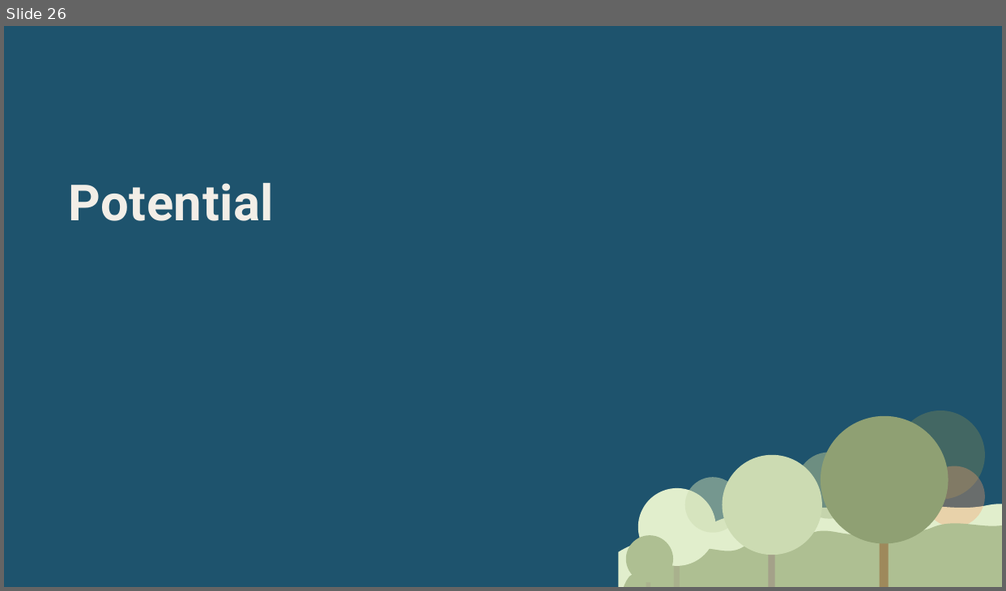
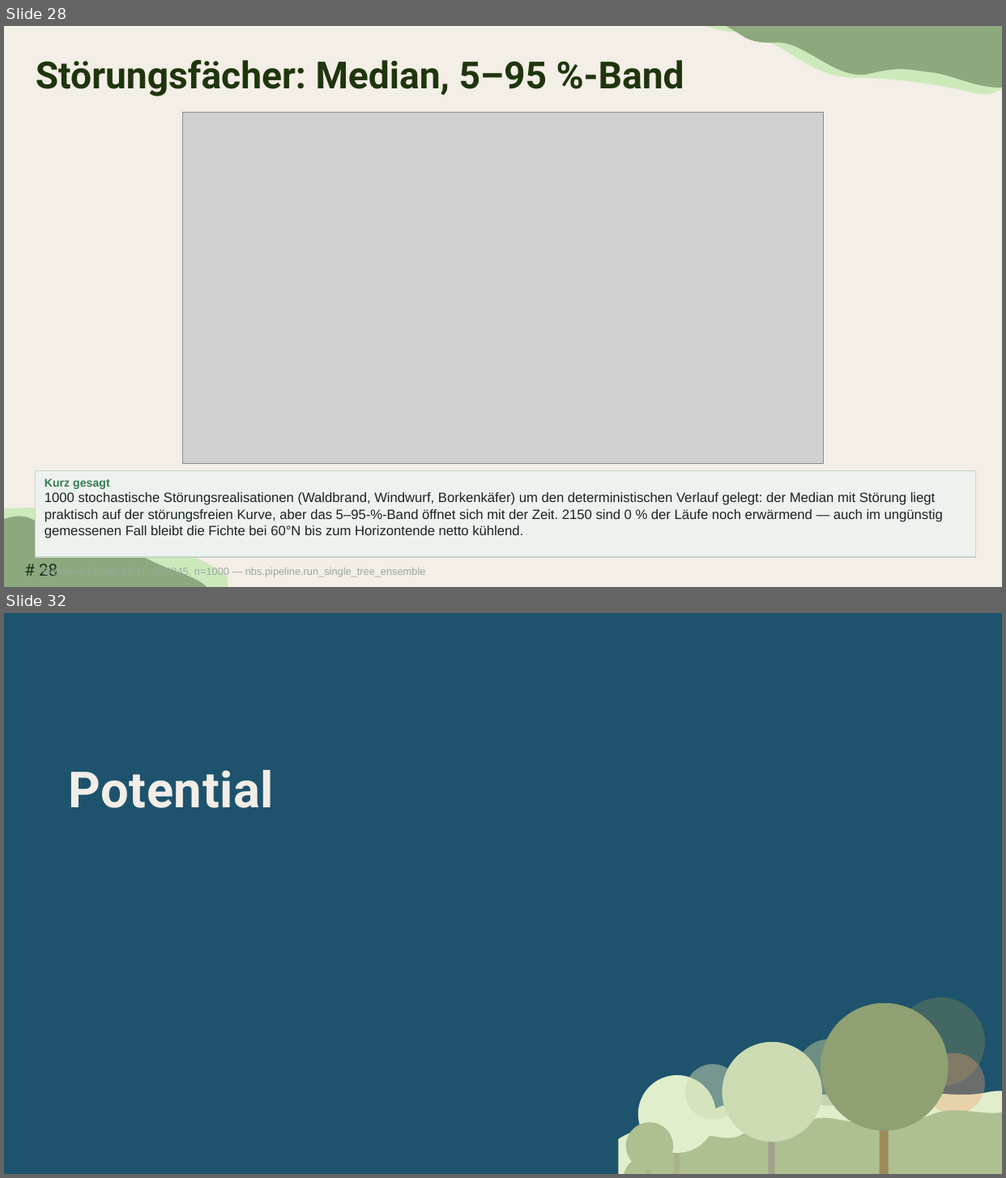
Before and after one commit to TimoDiepers/woodway, a slide deck: docs/slides/dissvortrag.pptx. Shown one above the other, each under a label of ours: slide 26 before the commit, slides 28 and 32 after it; the slides between them are not shown. The pictures are 1006x591 and 1006x1178 pixels, drawn with LibreOffice and Linux fonts; fonts in the diff are those of the drawing; grey boxes stand for pictures. Boxes give left, top, right and bottom in pixels: in the first picture for what was removed or moved away, otherwise in the second. Text is boxed around its words. In the diff, an @@ line names an element or a change of style, - is before the commit and + after.

Commit message:
feat: replace results placeholder with E1-E7 (Plan 3, Task 3)
Adds seven result slides (Aufbau, Eingangsgrößen, Zerlegung, Störungsfächer,
Fünf Arten, Horizontfeld, Leiter) in place of the old "Ergebnisse"
placeholder (moved into the backup section, not deleted). 67 -> 74 slides.

E3 (the core decomposition slide) keeps both panels (forcing and
temperature) rather than collapsing to one: the two independently computed
chains landing on the same story is itself a consistency check worth
showing, and dropping the forcing panel would lose that. Instead of leaving
the ~4-year lag invisible at line width, plot_decomposition now marks both
zero-crossings (t*_phi, t*_dT) explicitly and annotates the measured lag
directly in the figure title. For the boreal Picea abies case shown, the
measured lag is 8 years (t*_phi=2063, t*_dT=2071), not the ~4 years quoted
informally in the findings doc -- the figure reports what the current code
actually computes.

E7 is the sensitivity ladder the defence explicitly asked for
(nbs.variants.run_ladder + summarise_variants), rendered as a new waterfall
figure (docs/slides/figures/e7_leiter_wasserfall.png). Values match the
findings document exactly: t* 2025 -> 2048 -> 2048 -> 2049 -> 2071,
Albedo costs 23 years to break-even, the rising background CO2
concentration costs another 22 -- an effect the afforestation literature
rarely carries, because it usually assumes fixed radiative efficiency.

Fast suite: 278 passed / 2 skipped / 76 deselected (unchanged).

```diff
--- a/docs/slides/dissvortrag.pptx
+++ b/docs/slides/dissvortrag.pptx
@@ slide 28 added at [4,26,1002,587], background #F3EEE6 @@
@@ freeform shape added at [705,26,1002,135], fill #CCE9BA @@
@@ freeform shape added at [725,26,1002,130], fill #8DA87C @@
@@ title added at [36,60,684,96], 36 pt, text #1F350D, bold @@
+Störungsfächer: Median, 5–95 %-Band
@@ picture added at [183,112,824,464] @@
@@ rectangle added at [36,472,976,557], fill #EEF2EF, outline #C5D5CA 1 pt, 13 pt, text #1A2320 @@
+Kurz gesagt
+1000 stochastische Störungsrealisationen (Waldbrand, Windwurf, Borkenkäfer) um den deterministischen Verlauf gelegt: der Median mit Störung liegt praktisch auf der störungsfreien Kurve, aber das 5–95-%-Band öffnet sich mit der Zeit. 2150 sind 0 % der Läufe noch erwärmend — auch im ungünstig gemessenen Fall bleibt die Fichte bei 60°N bis zum Horizontende netto kühlend.
@@ freeform shape added at [4,500,228,587], fill #CCE9BA @@
@@ freeform shape added at [4,510,206,587], fill #8DA87C, outline #87A892 0.63 pt @@
@@ page number added at [39,564,57,576], 16 pt, text #173523 @@
+# 28
@@ text added at [43,567,426,578], 10 pt, text #9AA8A1 @@
+Gemeine Fichte, 60°N, SSP245, n=1000 — nbs.pipeline.run_single_tree_ensemble
@@ what was slide 26 is now slide 32 @@
```
Also in this commit, not shown: 6 other slides added, 4 other files.
